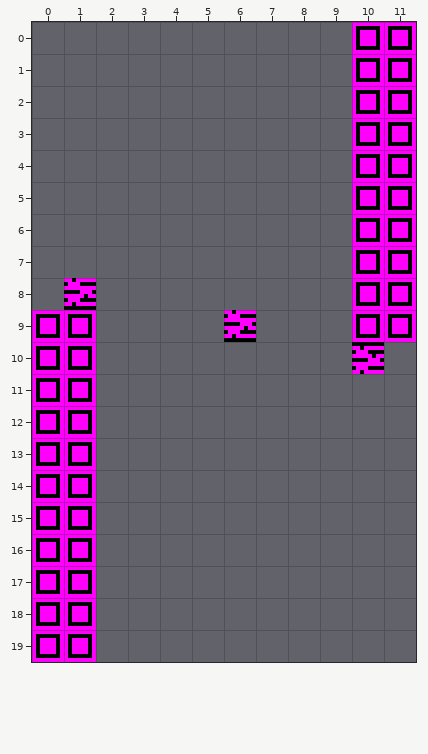
Level history. Tiled map: assets/data/mapchunks/level_1/t-2.tmx. This is how it looked before the edit.
Cells are 8x8 px. Shown: x 0..11, y 0..19.
The same view after the edit:
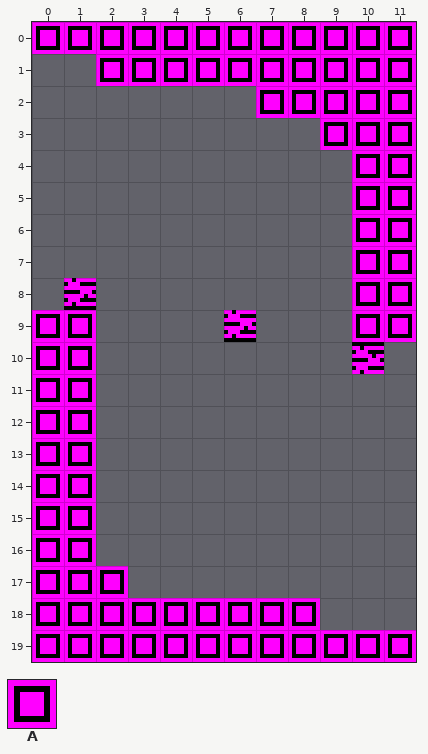
Key: from "tiles": A 1 "open".
_ is an empty cell.
Edits made:
{"where": "layer \"main\""}
{"y":0,"x":0,"old":"__________","new":"AAAAAAAAAA"}
{"y":1,"x":2,"old":"________","new":"AAAAAAAA"}
{"y":2,"x":7,"old":"___","new":"AAA"}
{"y":3,"x":9,"old":"_","new":"A"}
{"y":17,"x":2,"old":"_","new":"A"}
{"y":18,"x":2,"old":"_______","new":"AAAAAAA"}
{"y":19,"x":2,"old":"__________","new":"AAAAAAAAAA"}
{"label":"added","picture_box":[32,22,352,150]}
{"label":"added","picture_box":[96,566,416,662]}
